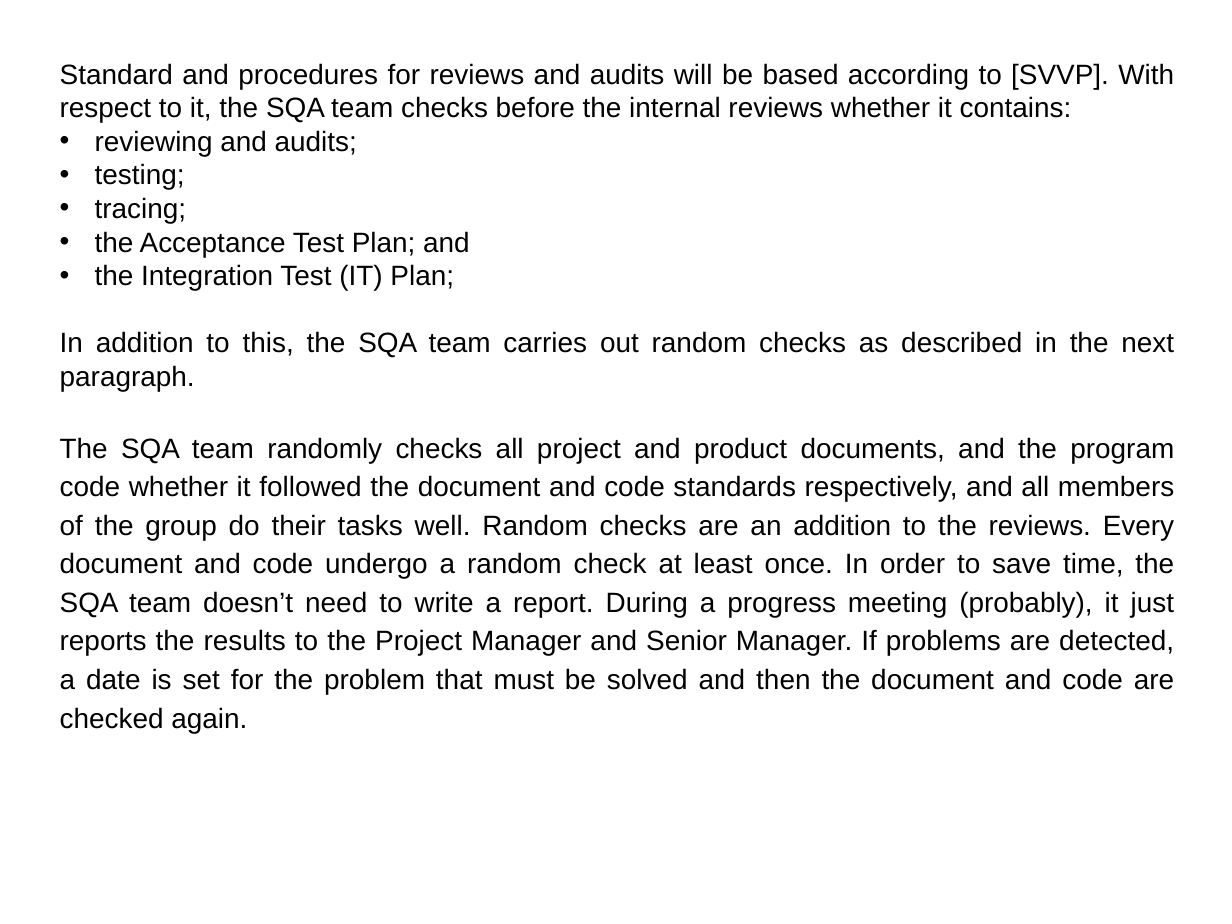
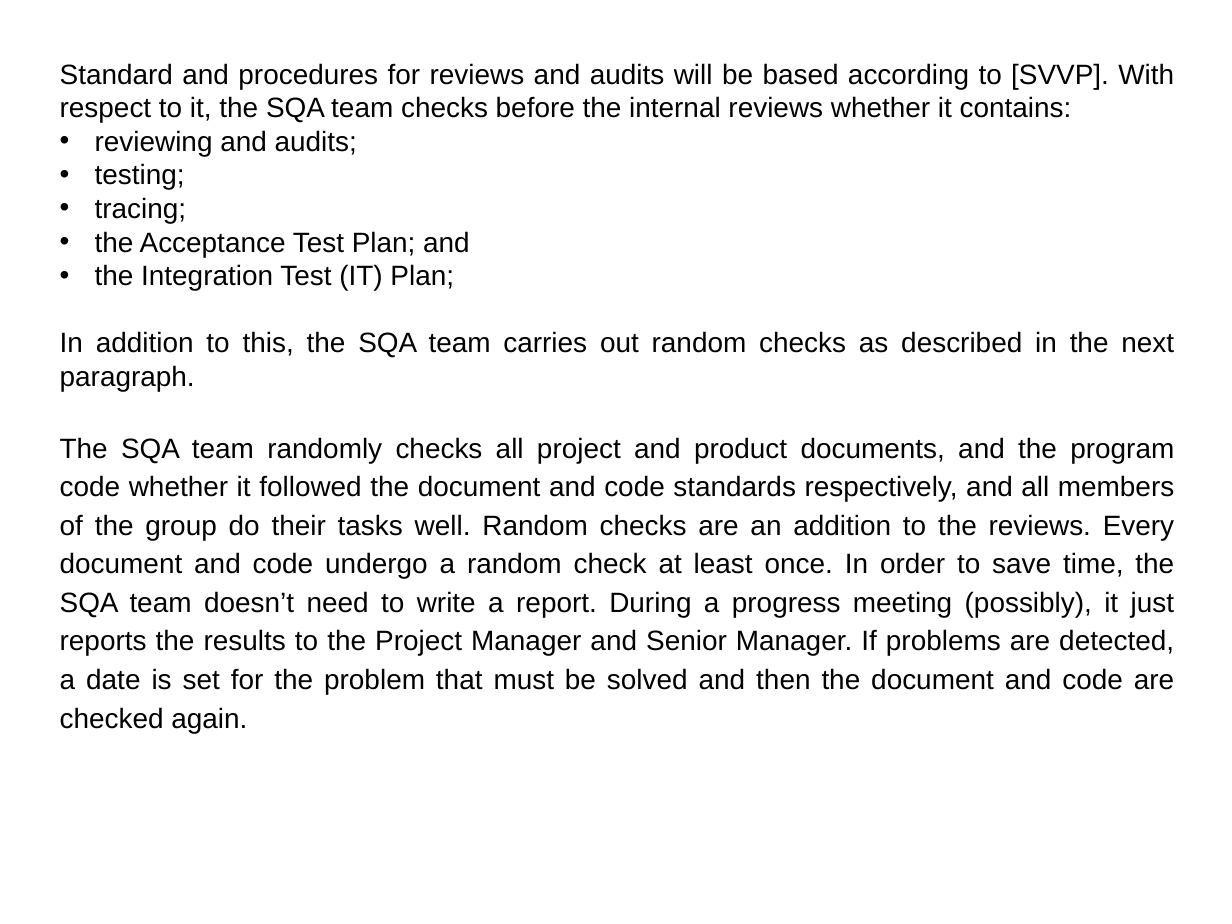
Before and after one commit to catherinemaglasang/e-store-by-scorpio, a slide deck: slide 23 of Presentation/SQAP.odp. Drawn at 1232x924 pixels with LibreOffice and Linux fonts; fonts in the diff are those of the drawing. Boxes give left, top, right and bottom in pixels: in the first picture for what was removed or moved away, otherwise in the second. Text is boxed around its words. In the diff, an @@ line names an element or a change of style, - is before the commit and + after.

```diff
--- a/Presentation/SQAP.odp
+++ b/Presentation/SQAP.odp
@@ text in free at (60,437,1174,733): text changed @@
-The SQA team randomly checks all project and product documents, and the program code whether it followed the document and code standards respectively, and all members of the group do their tasks well. Random checks are an addition to the reviews. Every document and code undergo a random check at least once. In order to save time, the SQA team doesn’t need to write a report. During a progress meeting (probably), it just reports the results to the Project Manager and Senior Manager. If problems are detected, a date is set for the problem that must be solved and then the document and code are checked again.
+The SQA team randomly checks all project and product documents, and the program code whether it followed the document and code standards respectively, and all members of the group do their tasks well. Random checks are an addition to the reviews. Every document and code undergo a random check at least once. In order to save time, the SQA team doesn’t need to write a report. During a progress meeting (possibly), it just reports the results to the Project Manager and Senior Manager. If problems are detected, a date is set for the problem that must be solved and then the document and code are checked again.
```
Also in this commit, not shown: 3 other slides changed, 2 slides added.
